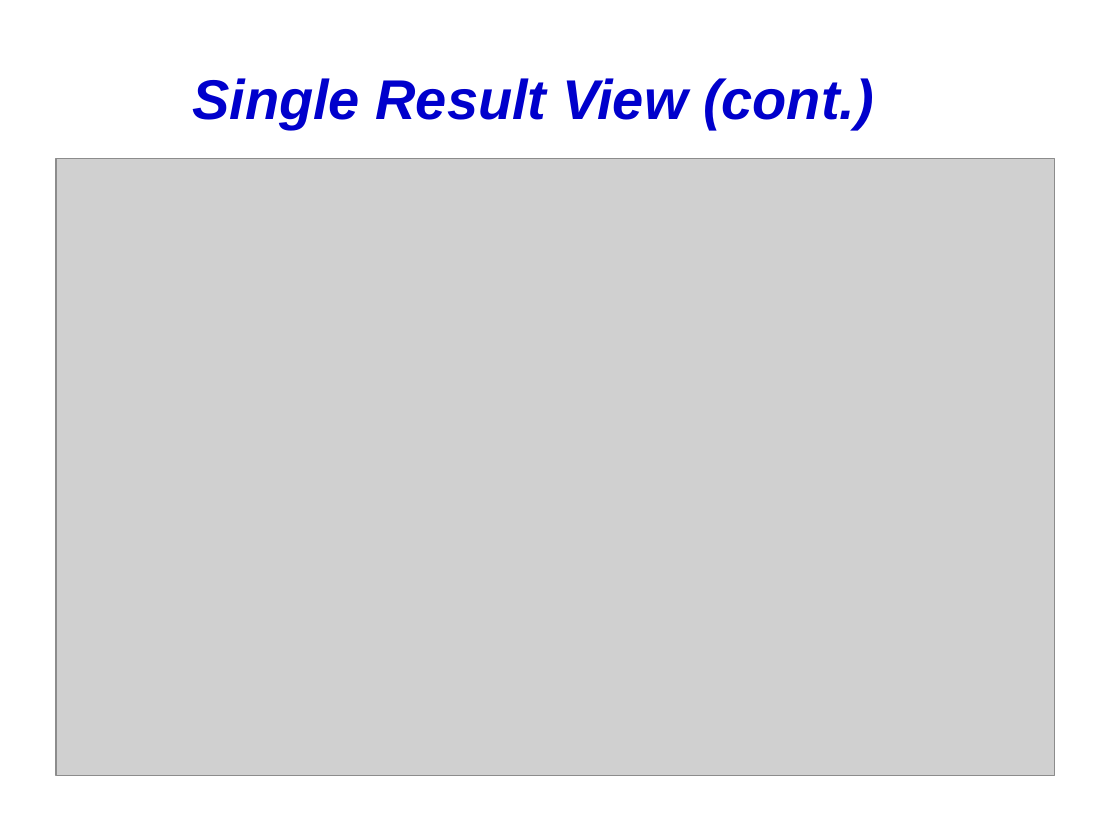
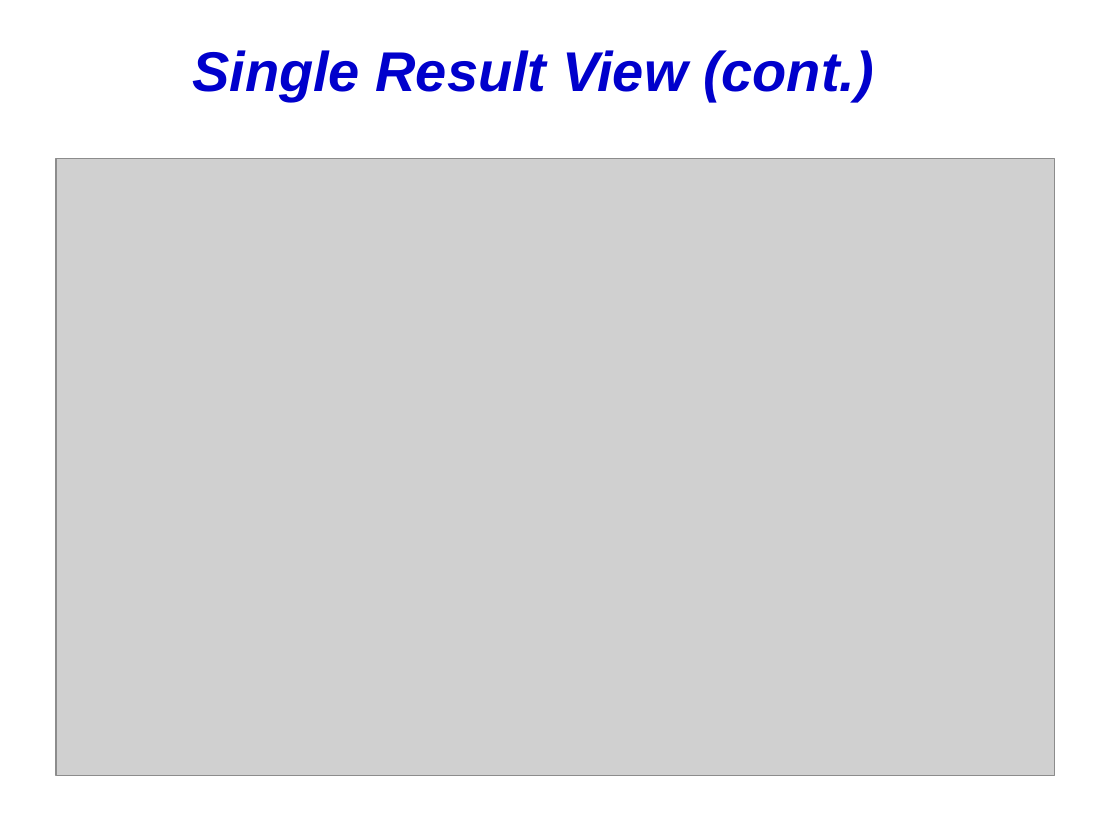
Before and after one commit to IncaProject/inca-xsede, a slide deck: slide 18 of talks/inca-tgarch-11-2-06.ppt (slide 19 before the commit). Drawn at 1120x840 pixels with LibreOffice and Linux fonts; fonts in the diff are those of the drawing; grey boxes stand for pictures. Boxes give left, top, right and bottom in pixels: in the first picture for what was removed or moved away, otherwise in the second. Text is boxed around its words. In the diff, an @@ line names an element or a change of style, - is before the commit and + after.

```diff
--- a/talks/inca-tgarch-11-2-06.ppt
+++ b/talks/inca-tgarch-11-2-06.ppt
@@ title "Single Result View (cont.)" moved from (x1=192, y1=78, x2=874, y2=129) to (x1=192, y1=50, x2=874, y2=101) @@
```
Also in this commit, not shown: 7 other slides changed, 2 slides added, 4 slides removed.
